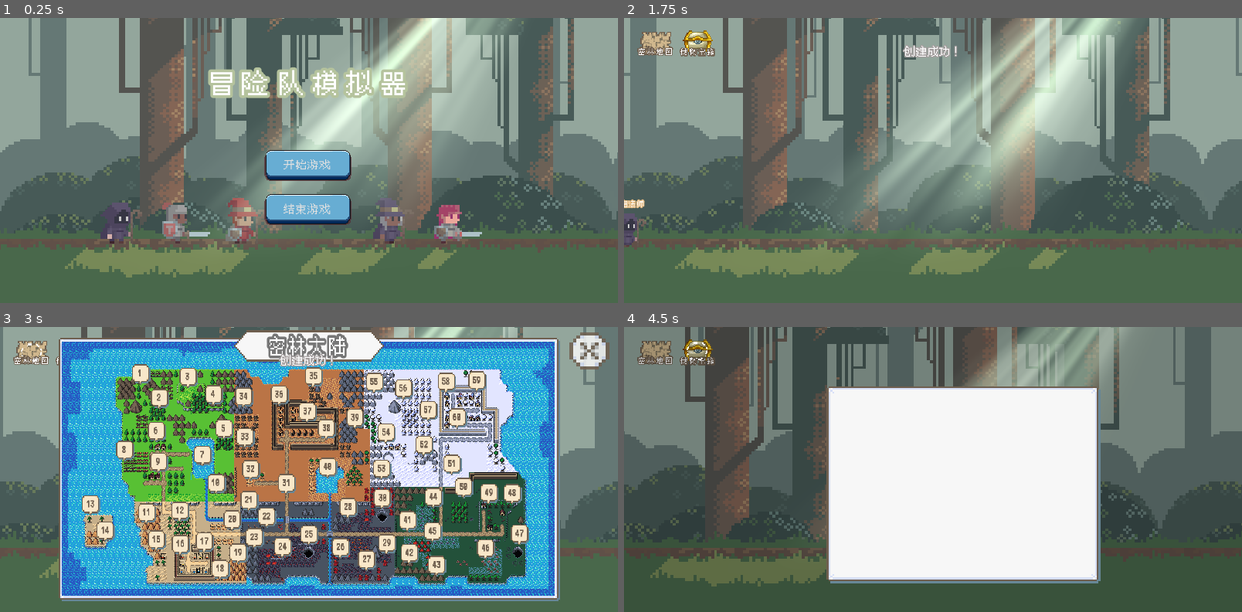
Above: before the commit, frames 1-4 (two rows, left to right).
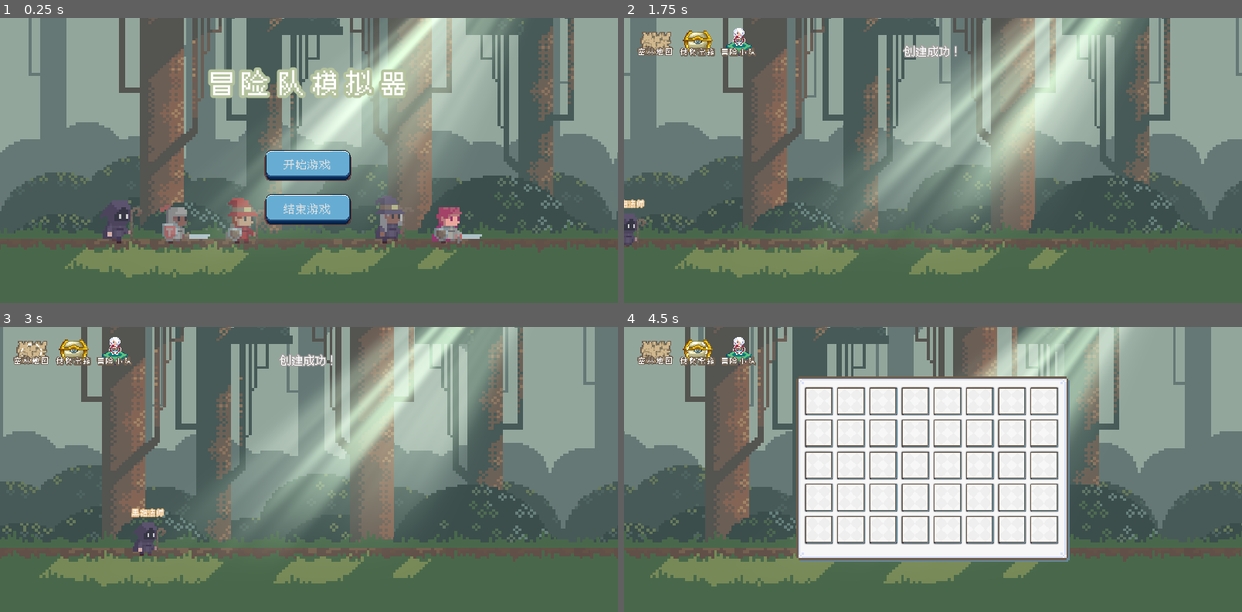
Above: after the commit, the same moments.

Repository: SakuyaCN/Godot_TeamGame
Game: Godot game, scene res://UI/Game.tscn
Two runs of this game, one before a commit and one after it. Both use one fixed random seed, a clock stepped at 60 frames per second and the inputs below. The engine's default icon, where the game draws it, is replaced by a stand-in: a white triangle on a blue panel in a dark square.
Inputs (mouse positions are in pixels of both pictures, inside the frame that each line leads up to):
- Up to frame 1 (0.25 s): no input
- Up to frame 2 (1.75 s): click "开始游戏" at 0.5 s; click "创建角色" at 1.25 s
- Up to frame 3 (3 s): click (117, 349) at 2 s, where only the run after the commit has a clickable "冒险小队"; click "密林地图" at 2.75 s
- Up to frame 4 (4.5 s): click (1211, 349) at 3.52 s; click "储物宝箱" at 4.25 s

The runs differ from the first frame. In frame 1, 1.0% of the frame differs, in the area x 16-78%, y 62-80%; in frame 2, 0.3%; in frame 3, 73%, in the area x 9-99%, y 1-97%; in frame 4, 50%.

Commit message:
Sakuya

Diff:
--- /dev/null
+++ b/Storage/Data.json
@@ -0,0 +1,22 @@
+{
+    "goods":{
+        "红色岩石":{
+            "image":"res://Texture/Data/d1/Icon1.png",
+            "info":"基础升级材料，适用于冒险队成员1-30级升级，增加30点基础经验值！",
+            "lv":1,
+            "type":"exp"
+        },
+        "黑色岩石":{
+            "image":"res://Texture/Data/d1/Icon2.png",
+            "info":"中级升级材料，适用于冒险队成员30-60级升级，增加150点基础经验值！",
+            "lv":30,
+            "type":"exp"
+        },
+        "紫色岩石":{
+            "image":"res://Texture/Data/d1/Icon5.png",
+            "info":"高级升级材料，适用于冒险队成员60-90级升级，增加550点基础经验值！",
+            "lv":60,
+            "type":"exp"
+        }
+    }
+}
--- a/Storage/LocalData.gd
+++ b/Storage/LocalData.gd
@@ -1,9 +1,10 @@
 extends Node
 
-var moster_data
-var map_data
-#tags position 0 物品类型
-#	quick ->可放入快捷栏类型 equ ->可放入装备栏类型 -> all 可放入任意位置
+var moster_data#怪物数据
+var map_data#地图数据
+
+var all_data:Dictionary#所以物品存放的字典
+
 
 func _ready():
 	var item_data_file = File.new()
@@ -11,9 +12,16 @@
 	moster_data = JSON.parse(item_data_file.get_as_text()).result
 	item_data_file.close()
 	load_map()
+	load_data()
 
 func load_map():
 	var item_data_file = File.new()
 	item_data_file.open("res://Storage/Map.json",File.READ)
 	map_data = JSON.parse(item_data_file.get_as_text()).result
 	item_data_file.close()
+
+func load_data():
+	var item_data_file = File.new()
+	item_data_file.open("res://Storage/Data.json",File.READ)
+	all_data = JSON.parse(item_data_file.get_as_text()).result
+	item_data_file.close()
--- a/Storage/StorageData.gd
+++ b/Storage/StorageData.gd
@@ -37,7 +37,7 @@
 	if not is_read_storage:
 		_read_storage()
 	if not storage_data.has("player_inventory"):
-		storage_data["player_inventory"] = []
+		storage_data["player_inventory"] = {}
 		_save_storage()
 	return storage_data["player_inventory"]
 
--- a/UI/BagUI.gd
+++ b/UI/BagUI.gd
@@ -1,12 +1,44 @@
 extends Control
 
+onready var invItem = preload("res://UI/ItemUI/invItem.tscn")
+
+onready var grid = $NinePatchRect/GridContainer
+onready var player = $AnimationPlayer
 
 func _ready():
+	for data in 40:
+		var ins = invItem.instance()
+		grid.add_child(ins)
 	visible = false
+	bagInit()
+
+func bagInit():
+	var index = 0
+	for data in StorageData.get_player_inventory():
+		grid.get_children()[index].setData(data,StorageData.get_player_inventory()[data])
+		grid.get_children()[index].connect("pressed",self,"grid_child_pressed",[data])
+		index+=1
 
 func bagChange(change):
 	visible = change
 
+func grid_child_pressed(data):
+	loadItem(data)
+	if !$Item.visible:
+		$Item.visible = true
+		player.play("item_show")
+
+func loadItem(_name):
+	var dataInfo = LocalData.all_data["goods"][_name]
+	$Item/Name.text = _name
+	$Item/Info.text = dataInfo["info"]
+	$Item/Lv.text = "等级：%s" %dataInfo["lv"]
+
 func _on_ColorRect_gui_input(event):
 	if event is InputEventMouseButton and event.is_pressed():
 		bagChange(false)
+
+
+func _on_BagUI_visibility_changed():
+	if !visible:
+		$Item.visible = false
--- a/UI/CreateUI.gd
+++ b/UI/CreateUI.gd
@@ -65,6 +65,7 @@
 var check_index = 0
 
 func _ready():
+	visible = false
 	load_info()
 
 func load_info():
--- a/UI/Game.tscn
+++ b/UI/Game.tscn
@@ -300,41 +300,41 @@
 shader_param/hdr = true
 shader_param/seed = 8.821
 
+[sub_resource type="StyleBoxTexture" id=38]
+texture = ExtResource( 18 )
+region_rect = Rect2( 0, 0, 172, 42 )
+
+[sub_resource type="StyleBoxTexture" id=39]
+texture = ExtResource( 18 )
+region_rect = Rect2( 0, 0, 172, 42 )
+
+[sub_resource type="StyleBoxEmpty" id=40]
+
 [sub_resource type="StyleBoxTexture" id=41]
 texture = ExtResource( 18 )
 region_rect = Rect2( 0, 0, 172, 42 )
 
-[sub_resource type="StyleBoxTexture" id=42]
-texture = ExtResource( 18 )
-region_rect = Rect2( 0, 0, 172, 42 )
-
-[sub_resource type="StyleBoxEmpty" id=43]
-
-[sub_resource type="StyleBoxTexture" id=44]
-texture = ExtResource( 18 )
-region_rect = Rect2( 0, 0, 172, 42 )
-
-[sub_resource type="DynamicFont" id=45]
+[sub_resource type="DynamicFont" id=42]
 size = 24
 outline_size = 4
 outline_color = Color( 0.439216, 0.376471, 0.313726, 1 )
 font_data = ExtResource( 14 )
 
-[sub_resource type="StyleBoxEmpty" id=46]
-
-[sub_resource type="DynamicFont" id=47]
+[sub_resource type="StyleBoxEmpty" id=43]
+
+[sub_resource type="DynamicFont" id=44]
 outline_size = 2
 outline_color = Color( 0.439216, 0.376471, 0.313726, 1 )
 font_data = ExtResource( 14 )
 
-[sub_resource type="DynamicFont" id=38]
+[sub_resource type="DynamicFont" id=45]
 size = 25
 outline_size = 2
 outline_color = Color( 0.643137, 0.619608, 0.619608, 1 )
 extra_spacing_top = 2
 font_data = ExtResource( 14 )
 
-[sub_resource type="Shader" id=39]
+[sub_resource type="Shader" id=46]
 code = "shader_type canvas_item;
 
 uniform vec4 in_color:hint_color;
@@ -386,30 +386,30 @@
 
 [node name="AnimatedSprite" type="AnimatedSprite" parent="PxBg/pre"]
 frames = SubResource( 7 )
-frame = 1
+frame = 3
 playing = true
 
 [node name="AnimatedSprite2" type="AnimatedSprite" parent="PxBg/pre"]
 position = Vector2( 25.6, 0 )
 frames = SubResource( 14 )
-frame = 3
+frame = 5
 playing = true
 
 [node name="AnimatedSprite3" type="AnimatedSprite" parent="PxBg/pre"]
 position = Vector2( 54.4, 0 )
 frames = SubResource( 21 )
-frame = 5
+frame = 1
 playing = true
 
 [node name="AnimatedSprite4" type="AnimatedSprite" parent="PxBg/pre"]
 position = Vector2( 118.4, 0 )
 frames = SubResource( 28 )
-frame = 4
 playing = true
 
 [node name="AnimatedSprite5" type="AnimatedSprite" parent="PxBg/pre"]
 position = Vector2( 144, 0 )
 frames = SubResource( 35 )
+frame = 2
 playing = true
 
 [node name="pb1" type="ParallaxBackground" parent="PxBg"]
--- a/UI/GameUI.gd
+++ b/UI/GameUI.gd
@@ -5,6 +5,7 @@
 onready var main_ui = $MainUi
 onready var map_ui = $MapUi
 onready var bag_ui = $BagUI
+onready var party_ui = $PartyUI
 
 onready var uiLayer = get_parent()
 
--- a/UI/GameUI.tscn
+++ b/UI/GameUI.tscn
@@ -18,12 +18,17 @@
 [ext_resource path="res://Font/123_max.fnt" type="BitmapFont" id=16]
 [ext_resource path="res://Texture/hud/Chest3.png" type="Texture" id=17]
 [ext_resource path="res://UI/BagUI.gd" type="Script" id=18]
+[ext_resource path="res://Texture/hud/Assets-2(Scale-x2).png" type="Texture" id=19]
 [ext_resource path="res://UI/MainUi.gd" type="Script" id=20]
+[ext_resource path="res://Texture/hud/Assets-2(Scale-x2)-No-BG-恢复的_03.png" type="Texture" id=21]
+[ext_resource path="res://UI/ItemUI/HeroItem.tscn" type="PackedScene" id=22]
 [ext_resource path="res://Texture/Assets-2(Scale-x2)-No-BG_03.png" type="Texture" id=23]
 [ext_resource path="res://Map/Map1.tscn" type="PackedScene" id=24]
 [ext_resource path="res://Texture/Assets-2(Scale-x2)-No-BG_12.png" type="Texture" id=25]
 [ext_resource path="res://UI/MapUi.gd" type="Script" id=26]
 [ext_resource path="res://Texture/close.png" type="Texture" id=27]
+[ext_resource path="res://UI/PartyUI.gd" type="Script" id=28]
+[ext_resource path="res://UI/ScrollContainer.gd" type="Script" id=29]
 
 [sub_resource type="DynamicFont" id=1]
 size = 56
@@ -97,6 +102,16 @@
 tracks/1/enabled = true
 tracks/1/keys = {
 "points": PoolRealArray( -203, -0.25, 0, 0.25, 0, 126, -0.25, 0, 0.25, 0 ),
+"times": PoolRealArray( 0, 0.4 )
+}
+tracks/2/type = "bezier"
+tracks/2/path = NodePath("party:rect_position:x")
+tracks/2/interp = 1
+tracks/2/loop_wrap = true
+tracks/2/imported = false
+tracks/2/enabled = true
+tracks/2/keys = {
+"points": PoolRealArray( -291, -0.25, 0, 0.25, 0, 222, -0.25, 0, 0.25, 0 ),
 "times": PoolRealArray( 0, 0.4 )
 }
 
@@ -160,6 +175,34 @@
 "times": PoolRealArray( 0, 0.3 )
 }
 
+[sub_resource type="DynamicFont" id=16]
+size = 14
+font_data = ExtResource( 1 )
+
+[sub_resource type="DynamicFont" id=18]
+size = 14
+extra_spacing_bottom = 6
+extra_spacing_char = 2
+font_data = ExtResource( 1 )
+
+[sub_resource type="DynamicFont" id=17]
+size = 14
+font_data = ExtResource( 1 )
+
+[sub_resource type="Animation" id=19]
+resource_name = "item_show"
+length = 0.3
+tracks/0/type = "bezier"
+tracks/0/path = NodePath("Item:rect_position:x")
+tracks/0/interp = 1
+tracks/0/loop_wrap = true
+tracks/0/imported = false
+tracks/0/enabled = true
+tracks/0/keys = {
+"points": PoolRealArray( 393, -0.25, 0, 0.25, 0, 80, -0.25, 0, 0.25, 0 ),
+"times": PoolRealArray( 0, 0.3 )
+}
+
 [node name="GameUi" type="Control"]
 anchor_right = 1.0
 anchor_bottom = 1.0
@@ -259,7 +302,7 @@
 scale = Vector2( 5, 5 )
 frames = ExtResource( 6 )
 animation = "Idle"
-frame = 2
+frame = 1
 playing = true
 
 [node name="attr" type="Sprite" parent="CreateUI"]
@@ -605,9 +648,9 @@
 }
 
 [node name="chest" type="TextureButton" parent="MainUi"]
-margin_left = 120.0
+margin_left = 126.0
 margin_top = 24.0
-margin_right = 218.0
+margin_right = 224.0
 margin_bottom = 110.0
 rect_scale = Vector2( 0.7, 0.7 )
 texture_normal = ExtResource( 17 )
@@ -626,6 +669,34 @@
 margin_right = 55.0
 custom_fonts/font = SubResource( 13 )
 text = "储物宝箱"
+align = 1
+valign = 1
+__meta__ = {
+"_edit_use_anchors_": false
+}
+
+[node name="party" type="TextureButton" parent="MainUi"]
+margin_left = 222.0
+margin_top = 24.0
+margin_right = 303.0
+margin_bottom = 110.0
+rect_scale = Vector2( 0.7, 0.7 )
+texture_normal = ExtResource( 21 )
+expand = true
+__meta__ = {
+"_edit_use_anchors_": false
+}
+
+[node name="label_map" type="Label" parent="MainUi/party"]
+anchor_left = 0.5
+anchor_top = 1.0
+anchor_right = 0.5
+anchor_bottom = 1.0
+margin_left = -55.0
+margin_top = -23.0
+margin_right = 55.0
+custom_fonts/font = SubResource( 13 )
+text = "冒险小队"
 align = 1
 valign = 1
 __meta__ = {
@@ -707,14 +778,71 @@
 }
 
 [node name="BagUI" type="Control" parent="."]
+visible = false
 anchor_right = 1.0
 anchor_bottom = 1.0
 script = ExtResource( 18 )
+__meta__ = {
+"_edit_use_anchors_": false
+}
 
 [node name="ColorRect" type="ColorRect" parent="BagUI"]
 anchor_right = 1.0
 anchor_bottom = 1.0
-color = Color( 0, 0, 0, 0.215686 )
+color = Color( 0, 0, 0, 0 )
+__meta__ = {
+"_edit_use_anchors_": false
+}
+
+[node name="Item" type="NinePatchRect" parent="BagUI"]
+visible = false
+margin_left = 393.0
+margin_top = 148.0
+margin_right = 680.0
+margin_bottom = 467.0
+texture = ExtResource( 19 )
+patch_margin_top = 169
+patch_margin_right = 63
+patch_margin_bottom = 30
+__meta__ = {
+"_edit_use_anchors_": false
+}
+
+[node name="Name" type="Label" parent="BagUI/Item"]
+margin_left = 10.0
+margin_top = 4.0
+margin_right = 156.0
+margin_bottom = 40.0
+custom_fonts/font = SubResource( 16 )
+custom_colors/font_color = Color( 0.439216, 0.376471, 0.313726, 1 )
+text = "一个道具"
+align = 1
+valign = 1
+__meta__ = {
+"_edit_use_anchors_": false
+}
+
+[node name="Info" type="Label" parent="BagUI/Item"]
+margin_left = 15.0
+margin_top = 59.0
+margin_right = 257.0
+margin_bottom = 194.0
+custom_fonts/font = SubResource( 18 )
+custom_colors/font_color = Color( 0.439216, 0.376471, 0.313726, 1 )
+text = "一个道具"
+autowrap = true
+__meta__ = {
+"_edit_use_anchors_": false
+}
+
+[node name="Lv" type="Label" parent="BagUI/Item"]
+margin_left = 23.0
+margin_top = 204.0
+margin_right = 257.0
+margin_bottom = 227.0
+custom_fonts/font = SubResource( 17 )
+custom_colors/font_color = Color( 0.607843, 0.258824, 0.921569, 1 )
+text = "等级：1"
 __meta__ = {
 "_edit_use_anchors_": false
 }
@@ -724,10 +852,10 @@
 anchor_top = 0.5
 anchor_right = 0.5
 anchor_bottom = 0.5
-margin_left = -231.032
-margin_top = -181.059
-margin_right = 363.968
-margin_bottom = 248.941
+margin_left = -297.5
+margin_top = -202.5
+margin_right = 297.5
+margin_bottom = 202.5
 mouse_filter = 0
 texture = ExtResource( 13 )
 patch_margin_left = 16
@@ -744,9 +872,96 @@
 anchor_right = 0.5
 anchor_bottom = 0.5
 margin_left = -278.5
-margin_top = -201.5
+margin_top = -178.5
 margin_right = 278.5
-margin_bottom = 195.5
+margin_bottom = 178.5
+custom_constants/vseparation = 10
+custom_constants/hseparation = 10
+columns = 8
+__meta__ = {
+"_edit_use_anchors_": false
+}
+
+[node name="AnimationPlayer" type="AnimationPlayer" parent="BagUI"]
+anims/item_show = SubResource( 19 )
+
+[node name="PartyUI" type="Control" parent="."]
+anchor_right = 1.0
+anchor_bottom = 1.0
+script = ExtResource( 28 )
+__meta__ = {
+"_edit_use_anchors_": false
+}
+
+[node name="ColorRect" type="ColorRect" parent="PartyUI"]
+anchor_right = 1.0
+anchor_bottom = 1.0
+color = Color( 0, 0, 0, 0.615686 )
+__meta__ = {
+"_edit_use_anchors_": false
+}
+
+[node name="ScrollContainer" type="ScrollContainer" parent="PartyUI"]
+anchor_left = 0.5
+anchor_top = 0.5
+anchor_right = 0.5
+anchor_bottom = 0.5
+margin_left = -290.0
+margin_top = 134.0
+margin_right = 290.0
+margin_bottom = 266.0
+scroll_vertical_enabled = false
+script = ExtResource( 29 )
+__meta__ = {
+"_edit_use_anchors_": false
+}
+
+[node name="HSlider" type="HBoxContainer" parent="PartyUI/ScrollContainer"]
+margin_right = 2240.0
+margin_bottom = 120.0
+alignment = 1
+
+[node name="Node2D" parent="PartyUI/ScrollContainer/HSlider" instance=ExtResource( 22 )]
+
+[node name="Node2D2" parent="PartyUI/ScrollContainer/HSlider" instance=ExtResource( 22 )]
+margin_left = 204.0
+margin_right = 404.0
+
+[node name="Node2D3" parent="PartyUI/ScrollContainer/HSlider" instance=ExtResource( 22 )]
+margin_left = 408.0
+margin_right = 608.0
+
+[node name="Node2D4" parent="PartyUI/ScrollContainer/HSlider" instance=ExtResource( 22 )]
+margin_left = 612.0
+margin_right = 812.0
+
+[node name="Node2D5" parent="PartyUI/ScrollContainer/HSlider" instance=ExtResource( 22 )]
+margin_left = 816.0
+margin_right = 1016.0
+
+[node name="Node2D6" parent="PartyUI/ScrollContainer/HSlider" instance=ExtResource( 22 )]
+margin_left = 1020.0
+margin_right = 1220.0
+
+[node name="Node2D7" parent="PartyUI/ScrollContainer/HSlider" instance=ExtResource( 22 )]
+margin_left = 1224.0
+margin_right = 1424.0
+
+[node name="Node2D8" parent="PartyUI/ScrollContainer/HSlider" instance=ExtResource( 22 )]
+margin_left = 1428.0
+margin_right = 1628.0
+
+[node name="Node2D9" parent="PartyUI/ScrollContainer/HSlider" instance=ExtResource( 22 )]
+margin_left = 1632.0
+margin_right = 1832.0
+
+[node name="Node2D10" parent="PartyUI/ScrollContainer/HSlider" instance=ExtResource( 22 )]
+margin_left = 1836.0
+margin_right = 2036.0
+
+[node name="Node2D11" parent="PartyUI/ScrollContainer/HSlider" instance=ExtResource( 22 )]
+margin_left = 2040.0
+margin_right = 2240.0
 
 [connection signal="pressed" from="LoginUI/Button" to="LoginUI" method="_on_Button_pressed"]
 [connection signal="pressed" from="LoginUI/Button2" to="LoginUI" method="_on_Button2_pressed"]
@@ -755,5 +970,11 @@
 [connection signal="pressed" from="CreateUI/Button" to="CreateUI" method="_on_Button_pressed"]
 [connection signal="pressed" from="MainUi/map" to="MainUi" method="_on_map_pressed"]
 [connection signal="pressed" from="MainUi/chest" to="MainUi" method="_on_chest_pressed"]
+[connection signal="pressed" from="MainUi/party" to="MainUi" method="_on_party_pressed"]
 [connection signal="pressed" from="MapUi/TextureButton" to="MapUi" method="_on_TextureButton_pressed"]
+[connection signal="visibility_changed" from="BagUI" to="BagUI" method="_on_BagUI_visibility_changed"]
 [connection signal="gui_input" from="BagUI/ColorRect" to="BagUI" method="_on_ColorRect_gui_input"]
+[connection signal="gui_input" from="PartyUI/ColorRect" to="PartyUI" method="_on_ColorRect_gui_input"]
+[connection signal="gui_input" from="PartyUI/ScrollContainer" to="PartyUI/ScrollContainer" method="_on_ScrollContainer_gui_input"]
+[connection signal="scroll_ended" from="PartyUI/ScrollContainer" to="PartyUI" method="_on_ScrollContainer_scroll_ended"]
+[connection signal="scroll_started" from="PartyUI/ScrollContainer" to="PartyUI" method="_on_ScrollContainer_scroll_started"]
--- /dev/null
+++ b/UI/ItemUI/HeroItem.tscn
@@ -0,0 +1,20 @@
+[gd_scene load_steps=2 format=2]
+
+[ext_resource path="res://Texture/Pre-made characters/BlackHero.tres" type="SpriteFrames" id=2]
+
+[node name="Node2D" type="Control"]
+margin_right = 200.0
+margin_bottom = 120.0
+rect_min_size = Vector2( 200, 120 )
+rect_pivot_offset = Vector2( -726.134, -309.983 )
+mouse_filter = 2
+__meta__ = {
+"_edit_use_anchors_": false
+}
+
+[node name="AnimatedSprite" type="AnimatedSprite" parent="."]
+position = Vector2( 93.4864, 53.5137 )
+scale = Vector2( 5, 5 )
+frames = ExtResource( 2 )
+animation = "Idle"
+playing = true
--- /dev/null
+++ b/UI/ItemUI/invItem.gd
@@ -0,0 +1,10 @@
+extends Button
+
+var inv_name = null
+
+func setData(_name,info):
+	inv_name = _name
+	$Sprite/TextureRect.texture = load(info[1])
+	if info[0] > 0:
+		$Sprite/Label.visible = true
+		$Sprite/Label.text = str(info[0] as int)
--- /dev/null
+++ b/UI/ItemUI/invItem.tscn
@@ -0,0 +1,48 @@
+[gd_scene load_steps=4 format=2]
+
+[ext_resource path="res://Texture/hud/Assets-2(Scale-x2)_03.png" type="Texture" id=1]
+[ext_resource path="res://Font/123_max.fnt" type="BitmapFont" id=2]
+[ext_resource path="res://UI/ItemUI/invItem.gd" type="Script" id=3]
+
+[node name="Node2D" type="Button"]
+margin_right = 60.0
+margin_bottom = 60.0
+rect_min_size = Vector2( 60, 60 )
+script = ExtResource( 3 )
+__meta__ = {
+"_edit_use_anchors_": false
+}
+
+[node name="Sprite" type="NinePatchRect" parent="."]
+margin_right = 60.0
+margin_bottom = 60.0
+texture = ExtResource( 1 )
+__meta__ = {
+"_edit_use_anchors_": false
+}
+
+[node name="TextureRect" type="TextureRect" parent="Sprite"]
+anchor_left = 0.5
+anchor_top = 0.5
+anchor_right = 0.5
+anchor_bottom = 0.5
+margin_left = -20.0
+margin_top = -20.0
+margin_right = 20.0
+margin_bottom = 20.0
+expand = true
+
+[node name="Label" type="Label" parent="Sprite"]
+visible = false
+anchor_top = 1.0
+anchor_right = 1.0
+anchor_bottom = 1.0
+margin_top = -14.0
+margin_bottom = 2.0
+custom_fonts/font = ExtResource( 2 )
+text = "9999"
+align = 2
+valign = 1
+__meta__ = {
+"_edit_use_anchors_": false
+}
--- a/UI/MainUi.gd
+++ b/UI/MainUi.gd
@@ -12,7 +12,11 @@
 	if !get_parent().map_ui.visible:
 		get_parent().map_ui.show_map()
 
-
 func _on_chest_pressed():
 	if !get_parent().bag_ui.visible:
 		get_parent().bag_ui.bagChange(true)
+
+
+func _on_party_pressed():
+	if !get_parent().party_ui.visible:
+		get_parent().party_ui.partyChange(true)
--- /dev/null
+++ b/UI/PartyUI.gd
@@ -0,0 +1,24 @@
+extends Control
+
+
+onready var srcoll = $ScrollContainer
+
+func _ready():
+	visible = false
+	var line = StyleBoxTexture.new()
+	srcoll.get_h_scrollbar().set("custom_styles/scroll",line)
+
+func partyChange(change):
+	visible = change
+
+func _on_ColorRect_gui_input(event):
+	if event is InputEventMouseButton and event.is_pressed():
+		partyChange(false)
+
+
+func _on_ScrollContainer_scroll_started():
+	print("asdasd")
+
+
+func _on_ScrollContainer_scroll_ended():
+	print("end")
--- /dev/null
+++ b/UI/ScrollContainer.gd
@@ -0,0 +1,22 @@
+extends ScrollContainer
+
+
+
+var v = Vector2(0,0) #current velocity
+var just_stop_under = 1
+var multi = -2 #speed of one input
+var is_grabbed = false
+
+func _process(delta):
+	v *= 0.3
+	$HSlider.rect_position += v
+
+func _on_ScrollContainer_gui_input(event):
+	if event is InputEventMouseButton:
+		if event.button_index == BUTTON_MIDDLE:
+			is_grabbed = event.pressed
+
+	if event is InputEventMouseButton:
+		match event.button_index:
+			BUTTON_WHEEL_RIGHT: v.x += multi
+			BUTTON_WHEEL_LEFT:  v.x -= multi
Binary file added: Texture/Data/d1/Icon1.png
Not shown, added: Texture/Data/d1/Icon1.png.import
Binary file added: Texture/Data/d1/Icon10.png
Not shown, added: Texture/Data/d1/Icon10.png.import
Binary file added: Texture/Data/d1/Icon11.png
Not shown, added: Texture/Data/d1/Icon11.png.import
Binary file added: Texture/Data/d1/Icon12.png
Not shown, added: Texture/Data/d1/Icon12.png.import
Binary file added: Texture/Data/d1/Icon13.png
Not shown, added: Texture/Data/d1/Icon13.png.import
Binary file added: Texture/Data/d1/Icon14.png
Not shown, added: Texture/Data/d1/Icon14.png.import
(and 94 more such lines)
